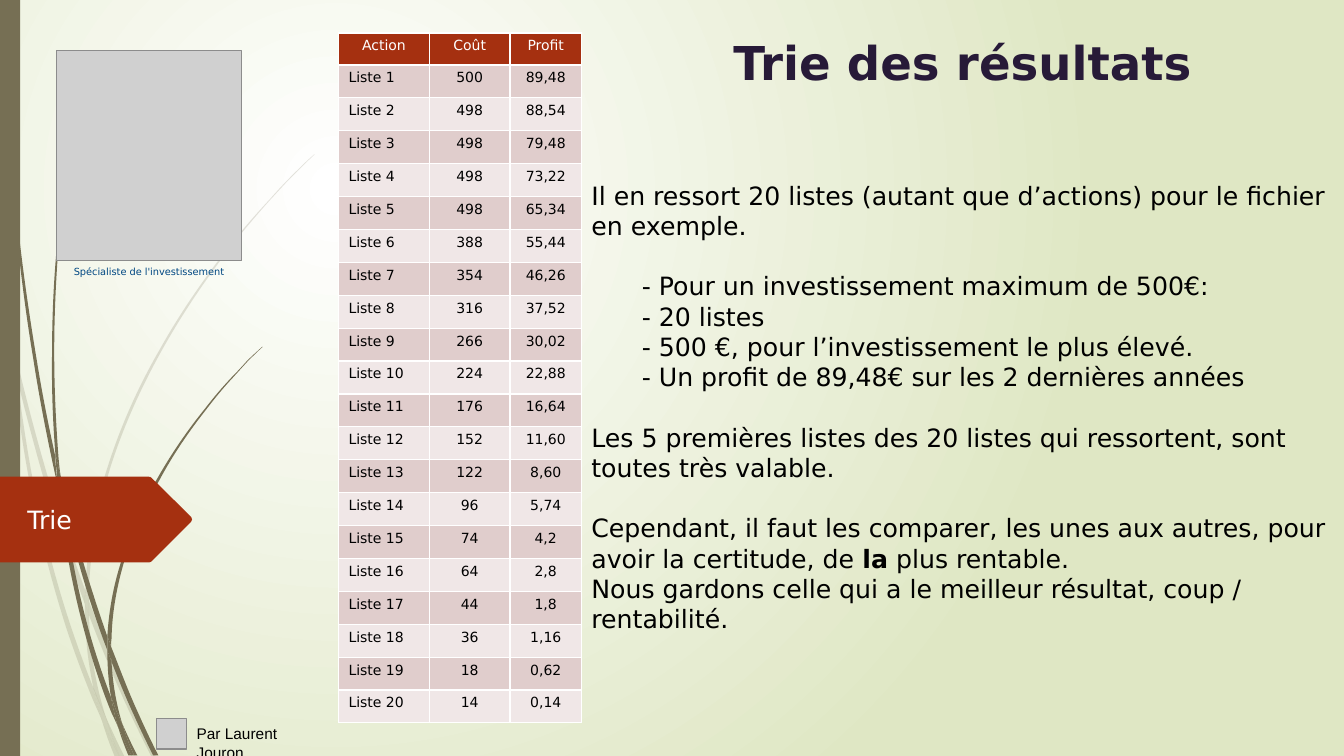
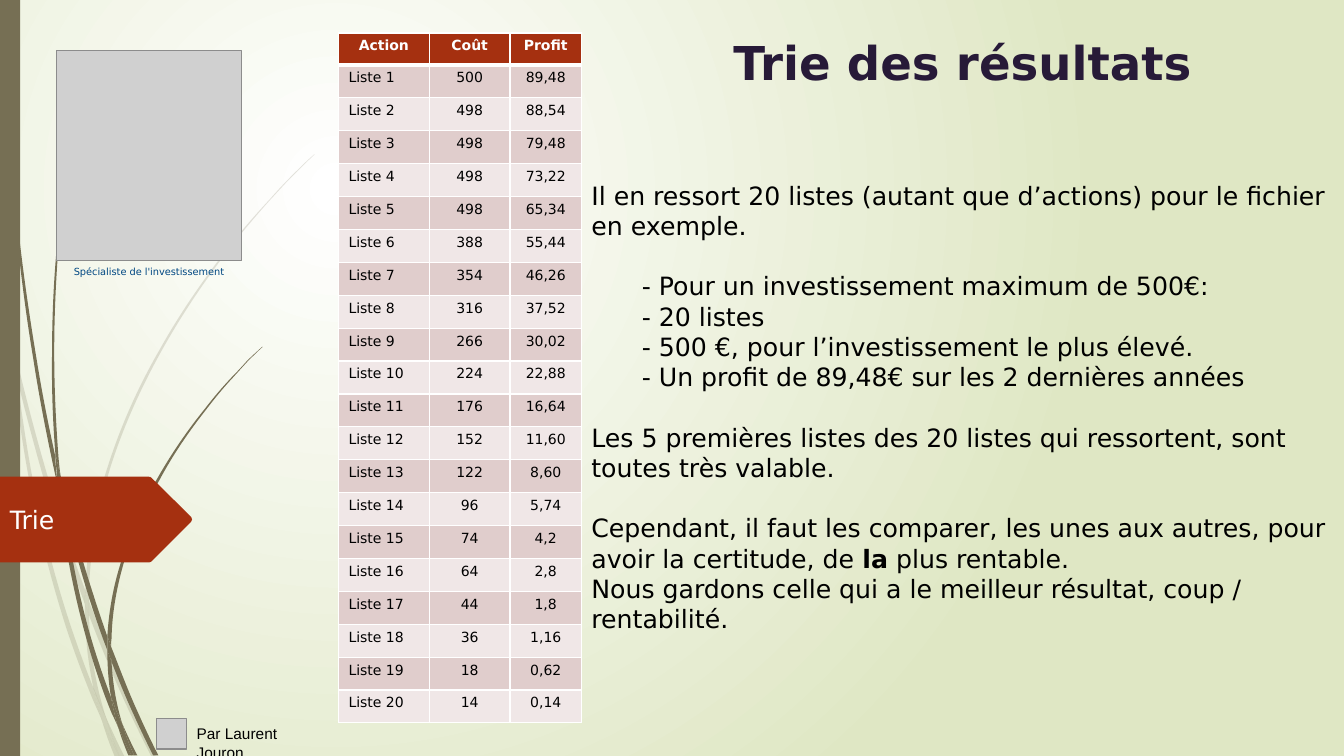
Before and after one commit to LaurentJouron/Python_algo_invest_trade, a slide deck: slide 6 of pptx/algo invest.pptx. Drawn at 1344x756 pixels with LibreOffice and Linux fonts; fonts in the diff are those of the drawing; grey boxes stand for pictures. Boxes give left, top, right and bottom in pixels: in the first picture for what was removed or moved away, otherwise in the second. Text is boxed around its words. In the diff, an @@ line names an element or a change of style, - is before the commit and + after.

```diff
--- a/pptx/algo invest.pptx
+++ b/pptx/algo invest.pptx
@@ table at box(339, 33, 582, 724) @@
@@ bold on in "Action", "Coût", "Profit" @@
@@ text "Trie": place and size @@
-text "Trie" at box(27, 510, 72, 530)
+text "Trie" at box(10, 510, 55, 530)
```
Also in this commit, not shown: 9 other slides changed, 10 slides added, 7 other files.
